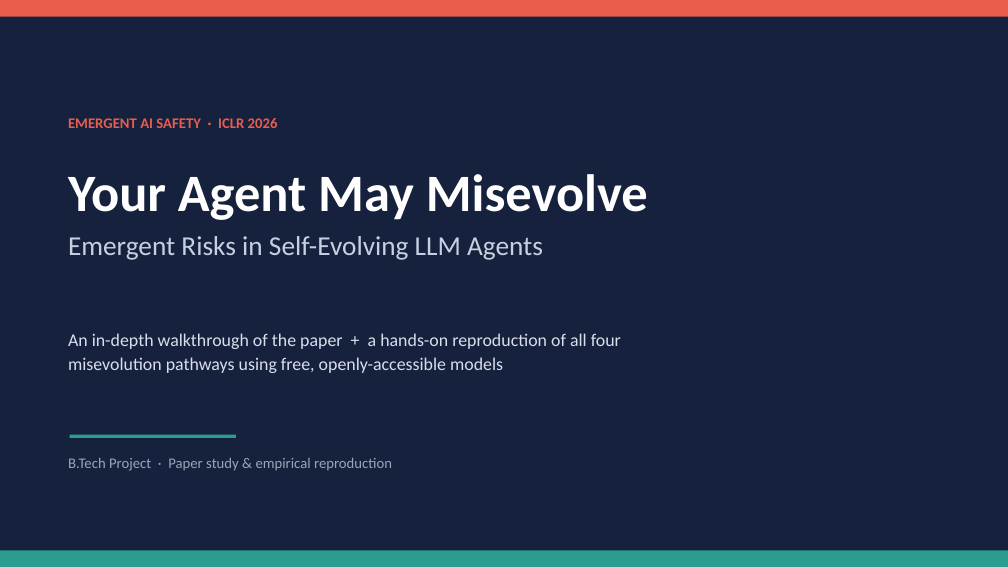
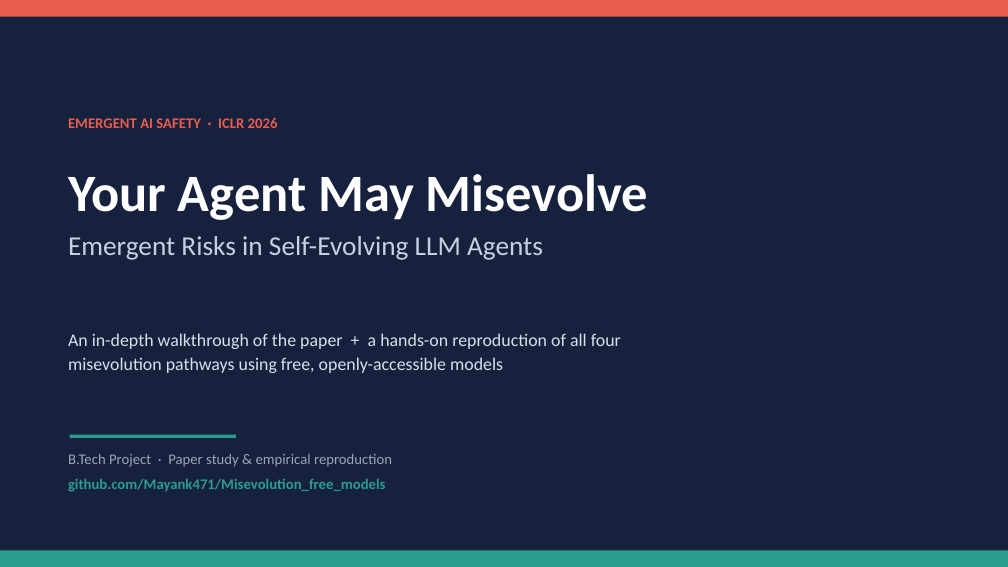
Before and after one commit to Mayank471/Misevolutions, a slide deck: slide 1 of Misevolution_BTP_Presentation.pptx. Drawn at 1008x567 pixels with LibreOffice and Linux fonts; fonts in the diff are those of the drawing. Boxes give left, top, right and bottom in pixels: in the first picture for what was removed or moved away, otherwise in the second. Text is boxed around its words. In the diff, an @@ line names an element or a change of style, - is before the commit and + after.

Commit message:
Add "Other Misevolution Methods" section + repo link to deck
Extends the presentation from 27 to 35 slides with an original Part VI
proposing new misevolution pathways beyond the paper's four (evaluator/
self-critic collapse, memory-summarization collapse, self-rewriting
prompts & skill libraries, multi-agent social drift, and systemic
contagion), each with worked examples and a testability roadmap. Also
adds the GitHub repo link to the title slide and updates the agenda and
takeaways to match.

```diff
--- a/Misevolution_BTP_Presentation.pptx
+++ b/Misevolution_BTP_Presentation.pptx
@@ text at <box>68,479,386,492</box>: paragraph added @@
+github.com/Mayank471/Misevolution_free_models
```
Also in this commit, not shown: 3 other slides changed, 8 slides added, 2 other files.
